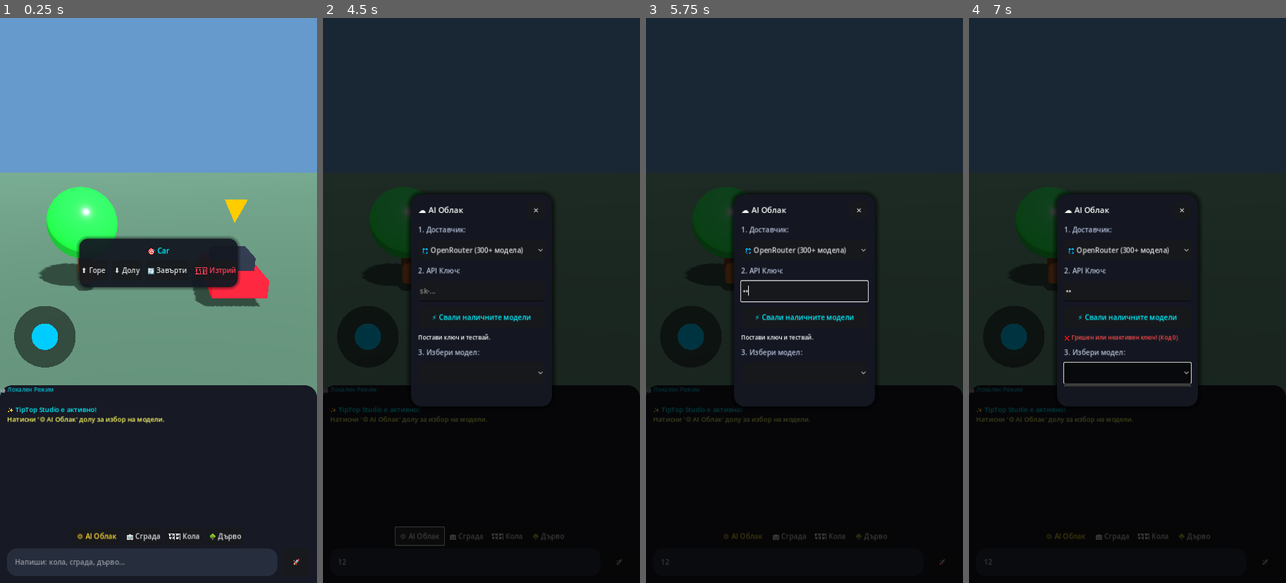
Above: before the commit, frames 1-4 (left to right).
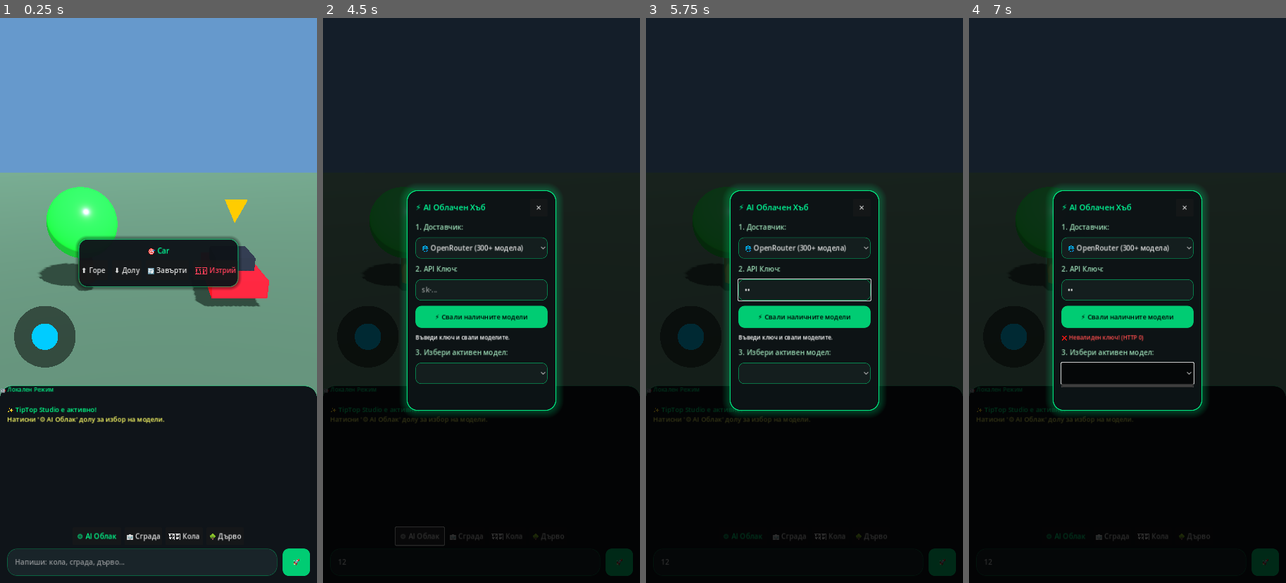
Above: after the commit, the same moments.

Repository: stanbg96/tiptop-game-engine
Game: Godot game, scene res://scenes/Main.tscn
Same seed, same stepped clock (60 frames per second), same inputs: the game is played once before the commit and once after it.
Inputs (mouse positions are in pixels of both pictures, inside the frame that each line leads up to):
- Up to frame 1 (0.25 s): no input
- Up to frame 2 (4.5 s): click (465, 560) at 0.52 s; type "12" at 0.6 s; click "⬆️ Горе" at 1.25 s; click "⬇️ Долу" at 2 s; click "🔄 Завърти" at 2.75 s; click "🗑️ Изтрий" at 3.5 s; click "⚙️ AI Облак" at 4.25 s
- Up to frame 3 (5.75 s): click (804, 289) at 5.02 s; type "12" at 5.1 s
- Up to frame 4 (7 s): click "⚡ Свали наличните модели" at 5.75 s; click (1127, 373) at 6.5 s

The runs differ from the first frame. In frame 1, 1.3% of the frame differs, in the area x 0-100%, y 39-99%; in frame 2, 5.4%; in frame 3, 5.8%, in the area x 0-100%, y 30-99%; in frame 4, 5.6%.

Commit message:
Update: Cyber black & neon green AI theme, Super Mario icon, smooth model popup scrolling

Diff:
--- /dev/null
+++ b/icon.svg
@@ -0,0 +1,11 @@
+<svg xmlns="http://www.w3.org/2000/svg" viewBox="0 0 192 192" width="100%" height="100%">
+  <rect width="192" height="192" rx="42" fill="#0c1015"/>
+  <!-- Козирка на шапката -->
+  <path d="M 28 128 C 45 106 147 106 164 128 C 172 138 152 148 96 148 C 40 148 20 138 28 128 Z" fill="#b30000"/>
+  <!-- Купол на червената шапка на Марио -->
+  <path d="M 34 116 C 26 70 65 38 96 38 C 127 38 166 70 158 116 C 142 108 50 108 34 116 Z" fill="#e52521"/>
+  <!-- Бял кръгъл емблематичен бадж -->
+  <circle cx="96" cy="80" r="26" fill="#f8f9fa"/>
+  <!-- Червена буква "M" на Марио -->
+  <path d="M 83 95 L 83 67 L 91 82 L 96 82 L 101 67 L 101 95 L 107 95 L 107 65 L 98 65 L 96 71 L 94 65 L 85 65 L 85 95 Z" fill="#e52521"/>
+</svg>
--- a/scenes/Main.tscn
+++ b/scenes/Main.tscn
@@ -27,7 +27,12 @@
 albedo_color = Color(1, 0.8, 0, 1)
 
 [sub_resource type="StyleBoxFlat" id="StyleBoxFlat_center_tools"]
-bg_color = Color(0.08, 0.1, 0.14, 0.92)
+bg_color = Color(0.06, 0.08, 0.1, 0.94)
+border_width_left = 2
+border_width_top = 2
+border_width_right = 2
+border_width_bottom = 2
+border_color = Color(0, 1, 0.55, 0.4)
 corner_radius_top_left = 20
 corner_radius_top_right = 20
 corner_radius_bottom_right = 20
@@ -36,12 +41,19 @@
 shadow_color = Color(0, 0, 0, 0.4)
 
 [sub_resource type="StyleBoxFlat" id="StyleBoxFlat_bg"]
-bg_color = Color(0.09, 0.1, 0.14, 1)
+bg_color = Color(0.06, 0.08, 0.1, 1)
+border_width_top = 2
+border_color = Color(0, 1, 0.55, 0.3)
 corner_radius_top_left = 28
 corner_radius_top_right = 28
 
 [sub_resource type="StyleBoxFlat" id="StyleBoxFlat_input"]
-bg_color = Color(0.15, 0.18, 0.24, 1)
+bg_color = Color(0.1, 0.14, 0.16, 1)
+border_width_left = 1
+border_width_top = 1
+border_width_right = 1
+border_width_bottom = 1
+border_color = Color(0, 1, 0.55, 0.25)
 corner_radius_top_left = 22
 corner_radius_top_right = 22
 corner_radius_bottom_right = 22
@@ -51,14 +63,40 @@
 content_margin_right = 18.0
 content_margin_bottom = 16.0
 
-[sub_resource type="StyleBoxFlat" id="StyleBoxFlat_modal"]
-bg_color = Color(0.08, 0.09, 0.13, 0.98)
+[sub_resource type="StyleBoxFlat" id="StyleBoxFlat_modal_card"]
+bg_color = Color(0.05, 0.07, 0.08, 0.98)
+border_width_left = 2
+border_width_top = 2
+border_width_right = 2
+border_width_bottom = 2
+border_color = Color(0, 1, 0.55, 0.85)
 corner_radius_top_left = 24
 corner_radius_top_right = 24
 corner_radius_bottom_right = 24
 corner_radius_bottom_left = 24
-shadow_size = 12
-shadow_color = Color(0, 0, 0, 0.6)
+shadow_size = 18
+shadow_color = Color(0, 0.9, 0.5, 0.25)
+
+[sub_resource type="StyleBoxFlat" id="StyleBoxFlat_green_field"]
+bg_color = Color(0.08, 0.12, 0.12, 1)
+border_width_left = 1
+border_width_top = 1
+border_width_right = 1
+border_width_bottom = 1
+border_color = Color(0, 1, 0.55, 0.5)
+corner_radius_top_left = 12
+corner_radius_top_right = 12
+corner_radius_bottom_right = 12
+corner_radius_bottom_left = 12
+content_margin_left = 14.0
+content_margin_right = 14.0
+
+[sub_resource type="StyleBoxFlat" id="StyleBoxFlat_green_btn"]
+bg_color = Color(0, 0.8, 0.45, 1)
+corner_radius_top_left = 14
+corner_radius_top_right = 14
+corner_radius_bottom_right = 14
+corner_radius_bottom_left = 14
 
 [node name="Main" type="Node3D"]
 script = ExtResource("1_mgr")
@@ -149,7 +187,7 @@
 
 [node name="LabelName" type="Label" parent="UI/CenterTools/Panel/VBox/Header"]
 layout_mode = 2
-theme_override_colors/font_color = Color(0, 0.95, 1, 1)
+theme_override_colors/font_color = Color(0, 1, 0.6, 1)
 theme_override_font_sizes/font_size = 17
 text = "🎯 Обект"
 
@@ -205,7 +243,7 @@
 
 [node name="CurrentModelLbl" type="Label" parent="UI/ChatBG/VBox/TopRow"]
 layout_mode = 2
-theme_override_colors/font_color = Color(0, 0.9, 1, 0.8)
+theme_override_colors/font_color = Color(0, 1, 0.55, 0.9)
 theme_override_font_sizes/font_size = 13
 text = "🤖 Локален Режим"
 
@@ -230,7 +268,7 @@
 [node name="CloudBtn" type="Button" parent="UI/ChatBG/VBox/Chips"]
 layout_mode = 2
 custom_minimum_size = Vector2(110, 40)
-theme_override_colors/font_color = Color(1, 0.85, 0.2, 1)
+theme_override_colors/font_color = Color(0, 1, 0.55, 1)
 text = "⚙️ AI Облак"
 
 [node name="BtnBld" type="Button" parent="UI/ChatBG/VBox/Chips"]
@@ -269,6 +307,8 @@
 [node name="SendBtn" type="Button" parent="UI/ChatBG/VBox/Margin2/InputRow"]
 layout_mode = 2
 custom_minimum_size = Vector2(62, 62)
+theme_override_styles/normal = SubResource("StyleBoxFlat_green_btn")
+theme_override_colors/font_color = Color(0, 0, 0, 1)
 text = "🚀"
 
 [node name="ApiPage" type="Control" parent="UI"]
@@ -287,7 +327,7 @@
 anchor_bottom = 1.0
 grow_horizontal = 2
 grow_vertical = 2
-color = Color(0, 0, 0, 0.75)
+color = Color(0, 0, 0, 0.8)
 
 [node name="Card" type="PanelContainer" parent="UI/ApiPage"]
 layout_mode = 1
@@ -296,20 +336,20 @@
 anchor_top = 0.5
 anchor_right = 0.5
 anchor_bottom = 0.5
-offset_left = -160.0
-offset_top = -240.0
-offset_right = 160.0
-offset_bottom = 240.0
-grow_horizontal = 2
-grow_vertical = 2
-theme_override_styles/panel = SubResource("StyleBoxFlat_modal")
+offset_left = -170.0
+offset_top = -250.0
+offset_right = 170.0
+offset_bottom = 250.0
+grow_horizontal = 2
+grow_vertical = 2
+theme_override_styles/panel = SubResource("StyleBoxFlat_modal_card")
 
 [node name="Margin" type="MarginContainer" parent="UI/ApiPage/Card"]
 layout_mode = 2
-theme_override_constants/margin_left = 16
-theme_override_constants/margin_top = 16
-theme_override_constants/margin_right = 16
-theme_override_constants/margin_bottom = 16
+theme_override_constants/margin_left = 18
+theme_override_constants/margin_top = 18
+theme_override_constants/margin_right = 18
+theme_override_constants/margin_bottom = 18
 
 [node name="VBox" type="VBoxContainer" parent="UI/ApiPage/Card/Margin"]
 layout_mode = 2
@@ -321,8 +361,9 @@
 [node name="Title" type="Label" parent="UI/ApiPage/Card/Margin/VBox/HeaderRow"]
 layout_mode = 2
 size_flags_horizontal = 3
+theme_override_colors/font_color = Color(0, 1, 0.6, 1)
 theme_override_font_sizes/font_size = 18
-text = "☁️ AI Облак"
+text = "⚡ AI Облачен Хъб"
 
 [node name="CloseBtn" type="Button" parent="UI/ApiPage/Card/Margin/VBox/HeaderRow"]
 custom_minimum_size = Vector2(40, 40)
@@ -331,44 +372,49 @@
 
 [node name="Lbl1" type="Label" parent="UI/ApiPage/Card/Margin/VBox"]
 layout_mode = 2
-theme_override_colors/font_color = Color(0.7, 0.75, 0.85, 1)
+theme_override_colors/font_color = Color(0.6, 0.85, 0.7, 1)
 text = "1. Доставчик:"
 
 [node name="ProviderSelect" type="OptionButton" parent="UI/ApiPage/Card/Margin/VBox"]
-custom_minimum_size = Vector2(0, 46)
-layout_mode = 2
+custom_minimum_size = Vector2(0, 48)
+layout_mode = 2
+theme_override_styles/normal = SubResource("StyleBoxFlat_green_field")
 
 [node name="Lbl2" type="Label" parent="UI/ApiPage/Card/Margin/VBox"]
 layout_mode = 2
-theme_override_colors/font_color = Color(0.7, 0.75, 0.85, 1)
+theme_override_colors/font_color = Color(0.6, 0.85, 0.7, 1)
 text = "2. API Ключ:"
 
 [node name="KeyInput" type="LineEdit" parent="UI/ApiPage/Card/Margin/VBox"]
-custom_minimum_size = Vector2(0, 46)
-layout_mode = 2
+custom_minimum_size = Vector2(0, 48)
+layout_mode = 2
+theme_override_styles/normal = SubResource("StyleBoxFlat_green_field")
 placeholder_text = "sk-..."
 secret = true
 
 [node name="TestBtn" type="Button" parent="UI/ApiPage/Card/Margin/VBox"]
+custom_minimum_size = Vector2(0, 50)
+layout_mode = 2
+theme_override_styles/normal = SubResource("StyleBoxFlat_green_btn")
+theme_override_colors/font_color = Color(0, 0, 0, 1)
+theme_override_font_sizes/font_size = 15
+text = "⚡ Свали наличните модели"
+
+[node name="StatusLbl" type="Label" parent="UI/ApiPage/Card/Margin/VBox"]
+layout_mode = 2
+theme_override_font_sizes/font_size = 13
+text = "Въведи ключ и свали моделите."
+autowrap_mode = 2
+
+[node name="Lbl3" type="Label" parent="UI/ApiPage/Card/Margin/VBox"]
+layout_mode = 2
+theme_override_colors/font_color = Color(0.6, 0.85, 0.7, 1)
+text = "3. Избери активен модел:"
+
+[node name="ModelSelect" type="OptionButton" parent="UI/ApiPage/Card/Margin/VBox"]
 custom_minimum_size = Vector2(0, 48)
 layout_mode = 2
-theme_override_colors/font_color = Color(0, 0.95, 1, 1)
-text = "⚡ Свали наличните модели"
-
-[node name="StatusLbl" type="Label" parent="UI/ApiPage/Card/Margin/VBox"]
-layout_mode = 2
-theme_override_font_sizes/font_size = 13
-text = "Постави ключ и тествай."
-autowrap_mode = 2
-
-[node name="Lbl3" type="Label" parent="UI/ApiPage/Card/Margin/VBox"]
-layout_mode = 2
-theme_override_colors/font_color = Color(0.7, 0.75, 0.85, 1)
-text = "3. Избери модел:"
-
-[node name="ModelSelect" type="OptionButton" parent="UI/ApiPage/Card/Margin/VBox"]
-custom_minimum_size = Vector2(0, 46)
-layout_mode = 2
+theme_override_styles/normal = SubResource("StyleBoxFlat_green_field")
 
 [connection signal="pressed" from="UI/CenterTools/Panel/VBox/Buttons/BtnUp" to="." method="_on_act_up"]
 [connection signal="pressed" from="UI/CenterTools/Panel/VBox/Buttons/BtnDown" to="." method="_on_act_down"]
--- a/scripts/Studio.gd
+++ b/scripts/Studio.gd
@@ -44,9 +44,10 @@
 
     http_request.request_completed.connect(_on_http_response)
     _setup_provider_dropdown()
+    _setup_popup_scrolling()
     _load_saved_config()
 
-    _add_log("[color=#00f2fe]✨ TipTop Studio е активно![/color]")
+    _add_log("[color=#00ff88]✨ TipTop Studio е активно![/color]")
     _add_log("[color=#ffff66]Натисни '⚙️ AI Облак' долу за избор на модели.[/color]")
 
     _build("дърво", Vector3(-3.5, 0.0, -5.0))
@@ -58,6 +59,14 @@
     provider_select.add_item("⚡ Groq (Супер бърз)")
     provider_select.add_item("🤖 OpenAI (ChatGPT)")
     provider_select.add_item("🧠 DeepSeek (V3 / R1)")
+
+# Активиране на гладко скролване за изскачащите списъци с 400+ модела
+func _setup_popup_scrolling():
+    var popup = model_select.get_popup()
+    if popup:
+        popup.max_size = Vector2i(640, 520)
+        popup.always_on_top = true
+        popup.content_scale_mode = Window.CONTENT_SCALE_MODE_CANVAS_ITEMS
 
 func _process(delta):
     if joy.output.length() > 0.05:
@@ -165,21 +174,21 @@
 
 func _on_provider_selected(idx: int):
     current_provider_idx = idx
-    status_lbl.text = "Избран доставчик: " + providers[idx]["name"]
+    status_lbl.text = "Доставчик: " + providers[idx]["name"]
     model_select.clear()
-    model_select.add_item("Натисни бутона по-долу за сваляне на модели...")
+    model_select.add_item("Натисни бутона за сваляне на модели...")
 
 func _on_fetch_models_pressed():
     api_key = key_input.text.strip_edges()
     if api_key.is_empty():
-        status_lbl.text = "❌ Моля, въведи първо API ключ!"
+        status_lbl.text = "❌ Въведи първо API ключ!"
         status_lbl.modulate = Color(1, 0.3, 0.3)
         return
 
     is_testing_models = true
     test_btn.disabled = true
-    status_lbl.text = "⏳ Свързване и сваляне на модели..."
-    status_lbl.modulate = Color(1, 0.9, 0.2)
+    status_lbl.text = "⏳ Сваляне на модели от " + providers[current_provider_idx]["name"] + "..."
+    status_lbl.modulate = Color(0, 1, 0.6)
 
     var url = providers[current_provider_idx]["models_url"]
     var headers = [
@@ -203,10 +212,10 @@
                 var res = json.get_data()
                 _populate_models_list(res)
             else:
-                status_lbl.text = "❌ Грешка при обработка на отговора."
+                status_lbl.text = "❌ Грешка при четене на отговора."
                 status_lbl.modulate = Color(1, 0.3, 0.3)
         else:
-            status_lbl.text = "❌ Грешен или неактивен ключ! (Код " + str(response_code) + ")"
+            status_lbl.text = "❌ Невалиден ключ! (HTTP " + str(response_code) + ")"
             status_lbl.modulate = Color(1, 0.3, 0.3)
     else:
         if response_code == 200:
@@ -214,7 +223,7 @@
             if json.parse(body.get_string_from_utf8()) == OK:
                 var res = json.get_data()
                 var content = res["choices"][0]["message"]["content"].strip_edges()
-                _add_log("[color=#00f2fe]" + current_model + ":[/color] " + content)
+                _add_log("[color=#00ff88]" + current_model + ":[/color] " + content)
                 _build(content.to_lower(), Vector3.INF)
         else:
             _add_log("[color=#ff4444]AI грешка (" + str(response_code) + "). Провери ключа от '⚙️ AI Облак'.[/color]")
@@ -239,13 +248,13 @@
             model_select.add_item(m_id)
 
     if fetched_models.size() > 0:
-        status_lbl.text = "✅ Ключът е валиден! Свалени " + str(fetched_models.size()) + " модела."
-        status_lbl.modulate = Color(0.2, 1, 0.4)
+        status_lbl.text = "✅ Ключът работи! Свалени " + str(fetched_models.size()) + " модела."
+        status_lbl.modulate = Color(0, 1, 0.5)
         current_model = fetched_models[0]
         current_model_chip.text = "🤖 " + current_model
         _save_config()
     else:
-        status_lbl.text = "⚠️ Ключът работи, но не бяха върнати модели."
+        status_lbl.text = "⚠️ Ключът е валиден, но няма открити модели."
         status_lbl.modulate = Color(1, 0.8, 0.2)
 
 func _on_model_selected(idx: int):
Not shown: 1 places in scenes/Main.tscn that only renumber resources
